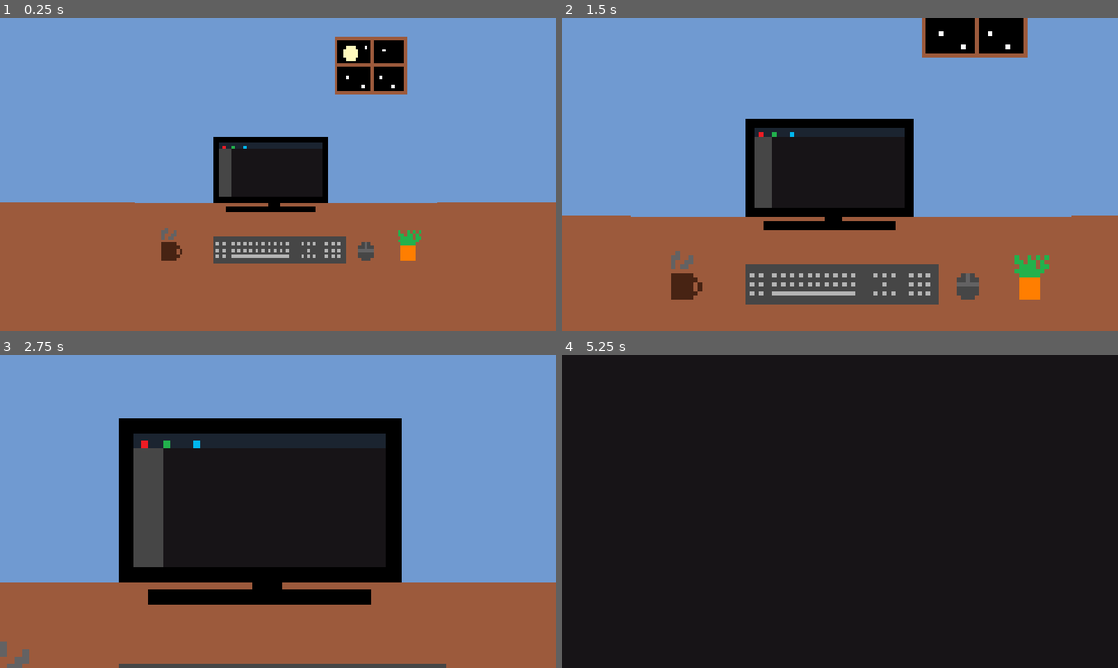
Above: before the commit, frames 1-4 (two rows, left to right).
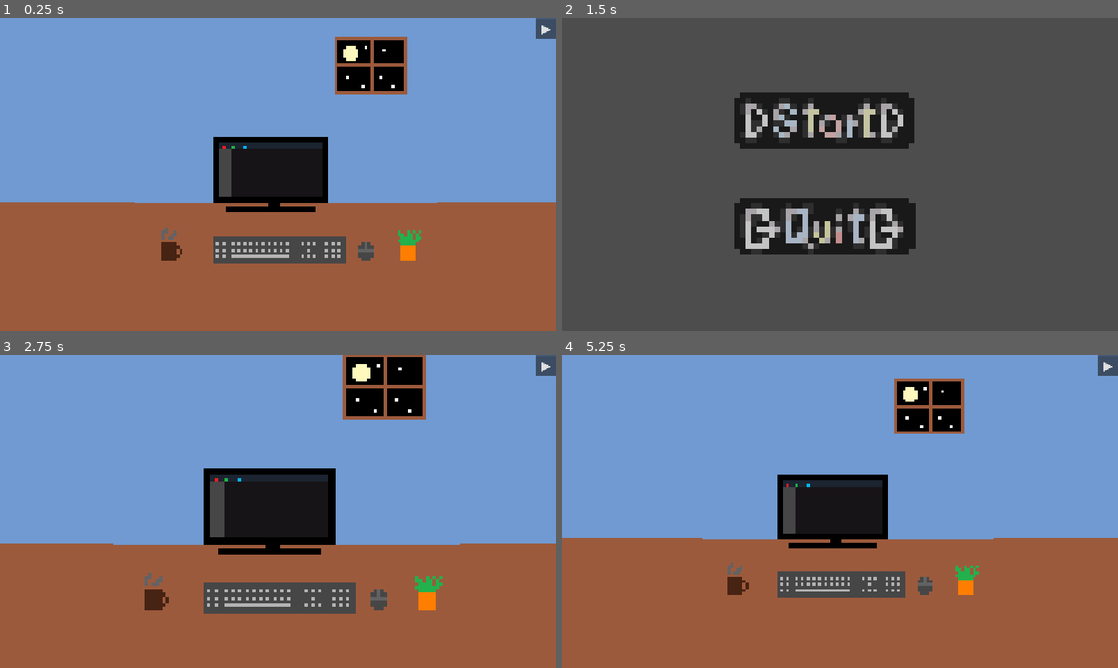
Above: after the commit, the same moments.

Repository: SiriusVe/crazy-in-codes
Game: Godot game, scene res://Scenes/fase_1.tscn
Same seed, same stepped clock (60 frames per second), same inputs: the game is played once before the commit and once after it.
Inputs (mouse positions are in pixels of both pictures, inside the frame that each line leads up to):
- Up to frame 1 (0.25 s): no input
- Up to frame 2 (1.5 s): click (1106, 27) at 0.5 s, where only the run after the commit has a clickable "▶"; click (834, 293) at 1.27 s
- Up to frame 3 (2.75 s): click (261, 458) at 2.02 s
- Up to frame 4 (5.25 s): click (1106, 364) at 2.75 s, where only the run after the commit has a clickable "▶"; click (834, 555) at 3.52 s; click (1106, 364) at 4.25 s, where only the run after the commit has a clickable "▶"; click (834, 555) at 5.02 s

The runs differ from the first frame. In frame 1, 0.2% of the frame differs, in the area x 96-100%, y 0-7%; in frame 2, 93%; in frame 3, 36%; in frame 4, 95%, in the area x 0-100%, y 0-100%.

Commit message:
Sprites botões e pause Menu na fase 1

Diff:
--- a/Scenes/Crazy in Codes.tscn
+++ b/Scenes/Crazy in Codes.tscn
@@ -1,7 +1,63 @@
 [gd_scene format=3 uid="uid://cm28868qsffi0"]
 
 [ext_resource type="Script" uid="uid://bxxwgqmu82m5r" path="res://Scripts/start_button.gd" id="1_sj23m"]
+[ext_resource type="Texture2D" uid="uid://wq0g1y5hjsfy" path="res://Assets/Sprites/Botões/botao-start.png" id="1_w5yvs"]
 [ext_resource type="Script" uid="uid://cakgfqgh4tpnb" path="res://Scripts/quitButton.gd" id="2_4uahm"]
+[ext_resource type="Texture2D" uid="uid://b402ht303k12h" path="res://Assets/Sprites/Botões/botao-sair.png" id="3_26p5a"]
+
+[sub_resource type="AtlasTexture" id="AtlasTexture_26p5a"]
+atlas = ExtResource("1_w5yvs")
+region = Rect2(32, 0, 32, 32)
+
+[sub_resource type="AtlasTexture" id="AtlasTexture_206en"]
+atlas = ExtResource("1_w5yvs")
+region = Rect2(0, 0, 32, 32)
+
+[sub_resource type="SpriteFrames" id="SpriteFrames_7fw7d"]
+animations = [{
+"frames": [{
+"duration": 1.0,
+"texture": SubResource("AtlasTexture_26p5a")
+}],
+"loop": 1,
+"name": &"OnMouse",
+"speed": 5.0
+}, {
+"frames": [{
+"duration": 1.0,
+"texture": SubResource("AtlasTexture_206en")
+}],
+"loop": 1,
+"name": &"default",
+"speed": 5.0
+}]
+
+[sub_resource type="AtlasTexture" id="AtlasTexture_iq3d2"]
+atlas = ExtResource("3_26p5a")
+region = Rect2(32, 0, 32, 32)
+
+[sub_resource type="AtlasTexture" id="AtlasTexture_q4j2g"]
+atlas = ExtResource("3_26p5a")
+region = Rect2(0, 0, 32, 32)
+
+[sub_resource type="SpriteFrames" id="SpriteFrames_4b3kd"]
+animations = [{
+"frames": [{
+"duration": 1.0,
+"texture": SubResource("AtlasTexture_iq3d2")
+}],
+"loop": 1,
+"name": &"MouseOn",
+"speed": 5.0
+}, {
+"frames": [{
+"duration": 1.0,
+"texture": SubResource("AtlasTexture_q4j2g")
+}],
+"loop": 1,
+"name": &"default",
+"speed": 5.0
+}]
 
 [node name="Menu" type="Control" unique_id=1719148576]
 layout_mode = 3
@@ -11,23 +67,43 @@
 grow_horizontal = 2
 grow_vertical = 2
 
+[node name="StartVisual" type="AnimatedSprite2D" parent="." unique_id=1188971946]
+position = Vector2(604, 262)
+scale = Vector2(13, 13)
+sprite_frames = SubResource("SpriteFrames_7fw7d")
+animation = &"OnMouse"
+
 [node name="Start" type="Button" parent="." unique_id=505519816]
+z_index = -1
 layout_mode = 0
-offset_left = 321.0
-offset_top = 182.0
-offset_right = 883.0
-offset_bottom = 280.0
-text = "START"
+offset_left = 390.0
+offset_top = 171.0
+offset_right = 812.0
+offset_bottom = 300.0
+theme_type_variation = &"FlatButton"
 script = ExtResource("1_sj23m")
 
+[node name="QuitVisual" type="AnimatedSprite2D" parent="." unique_id=2034477714]
+position = Vector2(605, 505)
+scale = Vector2(13, 13)
+sprite_frames = SubResource("SpriteFrames_4b3kd")
+animation = &"MouseOn"
+
 [node name="Quit" type="Button" parent="." unique_id=2088075113]
+z_index = -1
 layout_mode = 0
-offset_left = 322.0
-offset_top = 331.0
-offset_right = 889.0
-offset_bottom = 436.0
-text = "QUIT"
+offset_left = 396.0
+offset_top = 414.0
+offset_right = 816.0
+offset_bottom = 547.0
+theme_type_variation = &"FlatButton"
+text = "
+"
 script = ExtResource("2_4uahm")
 
+[connection signal="mouse_entered" from="Start" to="Start" method="_on_mouse_entered"]
+[connection signal="mouse_exited" from="Start" to="Start" method="_on_mouse_exited"]
 [connection signal="pressed" from="Start" to="Start" method="_on_pressed"]
+[connection signal="mouse_entered" from="Quit" to="Quit" method="_on_mouse_entered"]
+[connection signal="mouse_exited" from="Quit" to="Quit" method="_on_mouse_exited"]
 [connection signal="pressed" from="Quit" to="Quit" method="_on_pressed"]
--- a/Scenes/PauseMenu.tscn
+++ b/Scenes/PauseMenu.tscn
@@ -1,18 +1,104 @@
 [gd_scene format=3 uid="uid://ds745cvbq5e0e"]
 
 [ext_resource type="Script" uid="uid://bwqd32kotknkn" path="res://Scripts/pause_manager.gd" id="1_lj4oq"]
+[ext_resource type="Texture2D" uid="uid://bsii4e08y7u6i" path="res://Assets/Sprites/Botões/botao-continuar.png" id="2_ey1tb"]
+[ext_resource type="Texture2D" uid="uid://br1v0mg6axtkb" path="res://Assets/Sprites/Botões/botao-menu.png" id="3_siy43"]
+[ext_resource type="Texture2D" uid="uid://ucslsvgscvtq" path="res://Assets/Sprites/Botões/botao-restart.png" id="4_yxrls"]
 
 [sub_resource type="LabelSettings" id="LabelSettings_7fw7d"]
 font_size = 120
+
+[sub_resource type="AtlasTexture" id="AtlasTexture_gqxqw"]
+atlas = ExtResource("2_ey1tb")
+region = Rect2(0, 0, 32, 32)
+
+[sub_resource type="AtlasTexture" id="AtlasTexture_lptsj"]
+atlas = ExtResource("2_ey1tb")
+region = Rect2(32, 0, 32, 32)
+
+[sub_resource type="SpriteFrames" id="SpriteFrames_7fw7d"]
+animations = [{
+"frames": [{
+"duration": 1.0,
+"texture": SubResource("AtlasTexture_gqxqw")
+}],
+"loop": 1,
+"name": &"Default",
+"speed": 5.0
+}, {
+"frames": [{
+"duration": 1.0,
+"texture": SubResource("AtlasTexture_lptsj")
+}],
+"loop": 1,
+"name": &"MouseOn",
+"speed": 5.0
+}]
+
+[sub_resource type="AtlasTexture" id="AtlasTexture_425uk"]
+atlas = ExtResource("3_siy43")
+region = Rect2(32, 0, 32, 32)
+
+[sub_resource type="AtlasTexture" id="AtlasTexture_mys0b"]
+atlas = ExtResource("3_siy43")
+region = Rect2(0, 0, 32, 32)
+
+[sub_resource type="SpriteFrames" id="SpriteFrames_exckr"]
+animations = [{
+"frames": [{
+"duration": 1.0,
+"texture": SubResource("AtlasTexture_425uk")
+}],
+"loop": 1,
+"name": &"MouseOn",
+"speed": 5.0
+}, {
+"frames": [{
+"duration": 1.0,
+"texture": SubResource("AtlasTexture_mys0b")
+}],
+"loop": 1,
+"name": &"default",
+"speed": 5.0
+}]
+
+[sub_resource type="AtlasTexture" id="AtlasTexture_c7c70"]
+atlas = ExtResource("4_yxrls")
+region = Rect2(0, 0, 32, 32)
+
+[sub_resource type="AtlasTexture" id="AtlasTexture_pmvjn"]
+atlas = ExtResource("4_yxrls")
+region = Rect2(32, 0, 32, 32)
+
+[sub_resource type="SpriteFrames" id="SpriteFrames_4b3kd"]
+animations = [{
+"frames": [{
+"duration": 1.0,
+"texture": SubResource("AtlasTexture_c7c70")
+}],
+"loop": 1,
+"name": &"Default",
+"speed": 5.0
+}, {
+"frames": [{
+"duration": 1.0,
+"texture": SubResource("AtlasTexture_pmvjn")
+}],
+"loop": 1,
+"name": &"MouseOn",
+"speed": 5.0
+}]
 
 [node name="PauseMenu" type="CanvasLayer" unique_id=332429809]
 process_mode = 3
 script = ExtResource("1_lj4oq")
 
 [node name="PauseButton" type="Button" parent="." unique_id=847556526]
-offset_left = 1181.0
-offset_right = 1281.0
-offset_bottom = 100.0
+offset_left = 1234.0
+offset_top = 1.0
+offset_right = 1327.0
+offset_bottom = 95.0
+scale = Vector2(0.5, 0.5)
 theme_override_font_sizes/font_size = 60
 text = "▶"
 
@@ -33,31 +119,54 @@
 text = "Crazy In Codes"
 label_settings = SubResource("LabelSettings_7fw7d")
 
-[node name="Continue" type="Button" parent="Panel" unique_id=1538282138]
-layout_mode = 0
-offset_left = 393.0
-offset_top = 277.0
-offset_right = 886.0
-offset_bottom = 349.0
-text = "CONTINUE"
+[node name="ContinueVisual" type="AnimatedSprite2D" parent="Panel" unique_id=965354783]
+position = Vector2(636, 337.00003)
+scale = Vector2(13, 13)
+sprite_frames = SubResource("SpriteFrames_7fw7d")
+animation = &"Default"
 
-[node name="Restart" type="Button" parent="Panel" unique_id=2119663823]
-layout_mode = 0
-offset_left = 393.0
-offset_top = 415.0
-offset_right = 886.0
-offset_bottom = 487.0
-text = "RESTART"
+[node name="Continue" type="Button" parent="Panel/ContinueVisual" unique_id=1538282138]
+z_index = -1
+offset_left = -17.923077
+offset_top = -6.6923103
+offset_right = 17.923077
+offset_bottom = 2.0769253
 
-[node name="Back To Menu" type="Button" parent="Panel" unique_id=4702258]
-layout_mode = 0
-offset_left = 393.0
-offset_top = 566.0
-offset_right = 886.0
-offset_bottom = 638.0
-text = "MENU"
+[node name="MenuVisual" type="AnimatedSprite2D" parent="Panel" unique_id=365393970]
+position = Vector2(626, 651.00006)
+scale = Vector2(13, 13)
+sprite_frames = SubResource("SpriteFrames_exckr")
+
+[node name="Back To Menu" type="Button" parent="Panel/MenuVisual" unique_id=4702258]
+z_index = -1
+offset_left = -16.538462
+offset_top = -6.9230824
+offset_right = 17.153845
+offset_bottom = 3.8461475
+
+[node name="Restart Visual" type="AnimatedSprite2D" parent="Panel" unique_id=1882947023]
+position = Vector2(635, 486)
+scale = Vector2(13, 13)
+sprite_frames = SubResource("SpriteFrames_4b3kd")
+animation = &"Default"
+
+[node name="Restart" type="Button" parent="Panel/Restart Visual" unique_id=2119663823]
+z_index = -1
+offset_left = -17.923084
+offset_top = -7.0
+offset_right = 98.74364
+offset_bottom = 27.615387
+scale = Vector2(0.3, 0.3)
+text = "
+"
 
 [connection signal="pressed" from="PauseButton" to="." method="_on_pause_button_pressed"]
-[connection signal="pressed" from="Panel/Continue" to="." method="_on_continue_pressed"]
-[connection signal="pressed" from="Panel/Restart" to="." method="_on_restart_pressed"]
-[connection signal="pressed" from="Panel/Back To Menu" to="." method="_on_back_to_menu_pressed"]
+[connection signal="mouse_entered" from="Panel/ContinueVisual/Continue" to="." method="_on_continue_mouse_entered"]
+[connection signal="mouse_exited" from="Panel/ContinueVisual/Continue" to="." method="_on_continue_mouse_exited"]
+[connection signal="pressed" from="Panel/ContinueVisual/Continue" to="." method="_on_continue_pressed"]
+[connection signal="mouse_entered" from="Panel/MenuVisual/Back To Menu" to="." method="_on_back_to_menu_mouse_entered"]
+[connection signal="mouse_exited" from="Panel/MenuVisual/Back To Menu" to="." method="_on_back_to_menu_mouse_exited"]
+[connection signal="pressed" from="Panel/MenuVisual/Back To Menu" to="." method="_on_back_to_menu_pressed"]
+[connection signal="mouse_entered" from="Panel/Restart Visual/Restart" to="." method="_on_restart_mouse_entered"]
+[connection signal="mouse_exited" from="Panel/Restart Visual/Restart" to="." method="_on_restart_mouse_exited"]
+[connection signal="pressed" from="Panel/Restart Visual/Restart" to="." method="_on_restart_pressed"]
--- a/Scenes/fase_1.tscn
+++ b/Scenes/fase_1.tscn
@@ -4,6 +4,7 @@
 [ext_resource type="Texture2D" uid="uid://7lko7y5hwnvd" path="res://Assets/Sprites/Cenários/cenario.mesa.png" id="2_acukj"]
 [ext_resource type="Texture2D" uid="uid://dq7is1cfvlgri" path="res://Assets/Sprites/Cenários/cenario.telagrande.png" id="3_cq7l2"]
 [ext_resource type="Texture2D" uid="uid://bcavo16a2ijwg" path="res://Assets/Sprites/Player/Sprites-PlayerS1.png" id="4_efuq8"]
+[ext_resource type="PackedScene" uid="uid://ds745cvbq5e0e" path="res://Scenes/PauseMenu.tscn" id="4_gw3gf"]
 
 [sub_resource type="LabelSettings" id="LabelSettings_cq7l2"]
 font_size = 30
@@ -110,6 +111,8 @@
 position = Vector2(605, 573)
 editor_draw_drag_margin = true
 
+[node name="PauseMenu" parent="Camera2D" unique_id=332429809 instance=ExtResource("4_gw3gf")]
+
 [node name="QuizUI" type="Control" parent="." unique_id=980636762]
 visible = false
 layout_mode = 1
--- a/Scripts/fase_1.gd
+++ b/Scripts/fase_1.gd
@@ -455,12 +455,15 @@
 			player_face.play("Happy")
 		elif mental >= 40:
 			mentalLoss = 35
+			error = 6
 			player_face.play("Serious")
 		elif mental >= 25:
 			mentalLoss = 60
+			error = 8
 			player_face.play("Sad")
 		else:
 			mentalLoss = 100
+			error = 10
 		timeR -= delta
 		timeR = max(timeR, 0)
 		timer_txt.text = str(ceil(timeR))
--- a/Scripts/pause_manager.gd
+++ b/Scripts/pause_manager.gd
@@ -2,6 +2,12 @@
 
 @onready var pause_button: Button = $PauseButton
 @onready var panel: Panel = $Panel
+
+@onready var continue_visual: AnimatedSprite2D = $Panel/ContinueVisual
+@onready var menu_visual: AnimatedSprite2D = $Panel/MenuVisual
+@onready var restart_visual: AnimatedSprite2D = $"Panel/Restart Visual"
+
+
 
 func _on_pause_button_pressed() -> void:
 	get_tree().paused = true
@@ -19,3 +25,27 @@
 func _on_back_to_menu_pressed() -> void:
 	get_tree().paused = false
 	get_tree().change_scene_to_file("res://Scenes/Crazy in Codes.tscn")
+
+
+
+#botões
+func _on_continue_mouse_entered() -> void:
+	continue_visual.play("MouseOn")
+
+
+func _on_continue_mouse_exited() -> void:
+	continue_visual.play("Default")
+
+
+func _on_back_to_menu_mouse_entered() -> void:
+	menu_visual.play("MouseOn")
+
+func _on_back_to_menu_mouse_exited() -> void:
+	menu_visual.play("default")
+
+
+func _on_restart_mouse_entered() -> void:
+	restart_visual.play("MouseOn")
+
+func _on_restart_mouse_exited() -> void:
+	restart_visual.play("Default")
--- a/Scripts/quitButton.gd
+++ b/Scripts/quitButton.gd
@@ -1,4 +1,13 @@
 extends Button
+
+@onready var quit_visual: AnimatedSprite2D = $"../QuitVisual"
 
 func _on_pressed() -> void:
 	get_tree().quit()
+
+
+func _on_mouse_entered() -> void:
+	quit_visual.play("MouseOn")
+
+func _on_mouse_exited() -> void:
+	quit_visual.play("default")
--- a/Scripts/start_button.gd
+++ b/Scripts/start_button.gd
@@ -1,4 +1,15 @@
 extends Button
+
+@onready var start_visual: AnimatedSprite2D = $"../StartVisual"
 
 func _on_pressed() -> void:
 	get_tree().change_scene_to_file("res://Scenes/fase_1.tscn")
+
+
+
+func _on_mouse_entered() -> void:
+	start_visual.play("OnMouse")
+
+
+func _on_mouse_exited() -> void:
+	start_visual.play("default")
Binary file added: Assets/Sprites/Botões/botao-continuar.png
Not shown, added: Assets/Sprites/Botões/botao-continuar.png.import
Binary file added: Assets/Sprites/Botões/botao-menu.png
Not shown, added: Assets/Sprites/Botões/botao-menu.png.import
Binary file added: Assets/Sprites/Botões/botao-restart.png
Not shown, added: Assets/Sprites/Botões/botao-restart.png.import
Binary file added: Assets/Sprites/Botões/botao-sair.png
Not shown, added: Assets/Sprites/Botões/botao-sair.png.import
Binary file added: Assets/Sprites/Botões/botao-start.png
Not shown, added: Assets/Sprites/Botões/botao-start.png.import
